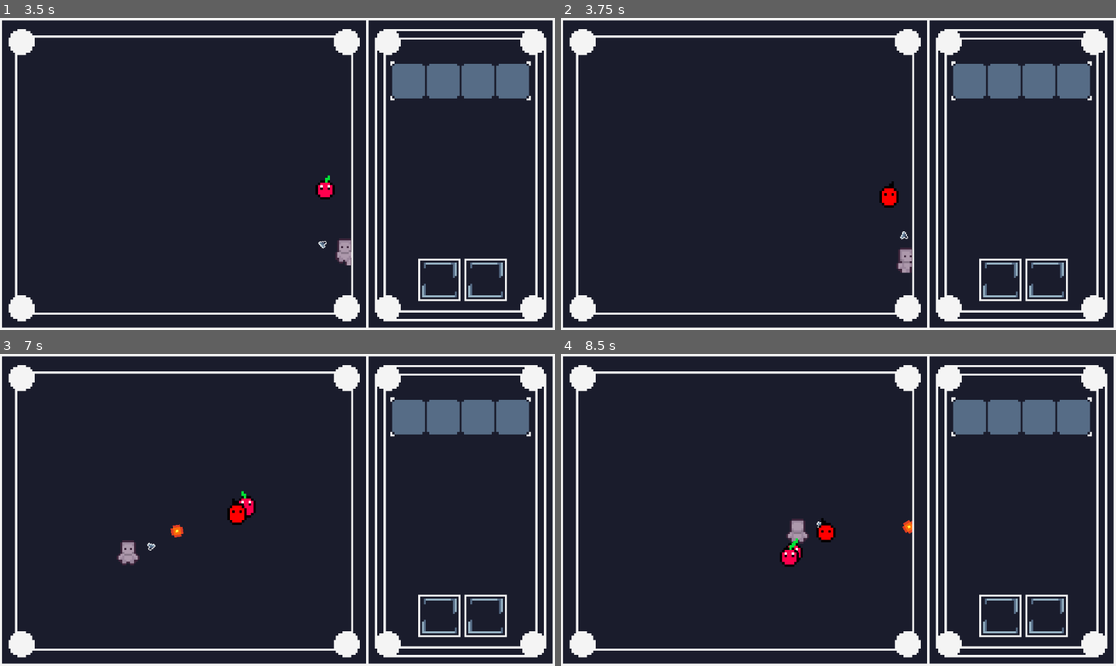
Above: before the commit, frames 1-4 (two rows, left to right).
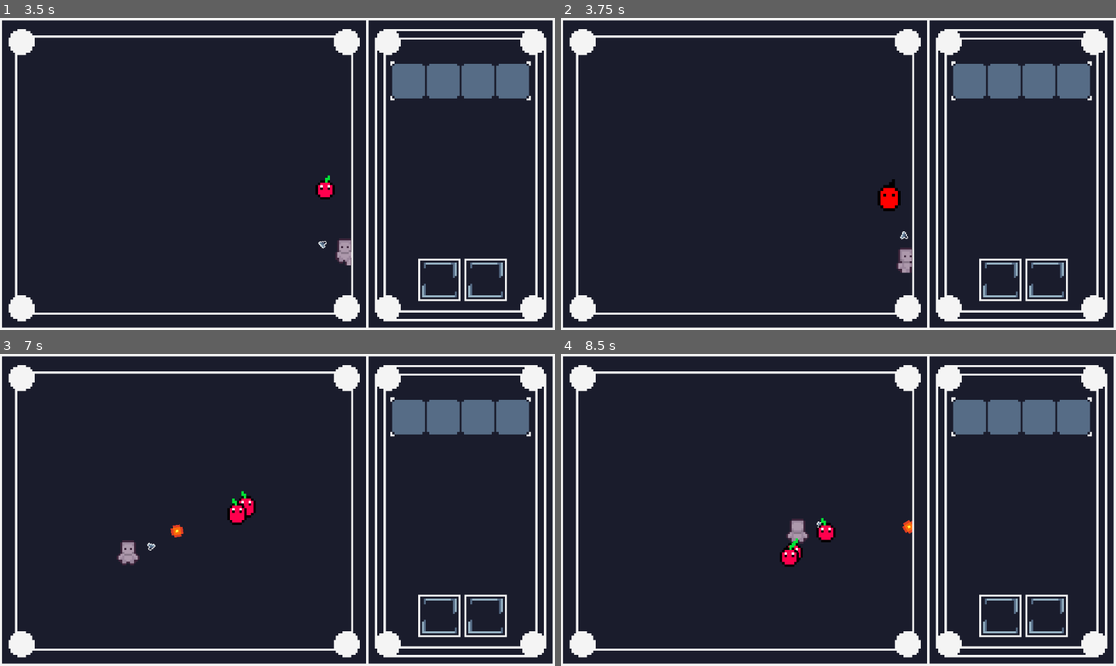
Above: after the commit, the same moments.

Repository: Legocrocs/GIMJAM-26
Game: Godot game, scene res://scenes/gameplay/main_scene.tscn
The game is run twice, just before and just after one commit, with the same random seed, the same clock (stepped at 60 frames per second) and the same inputs.
Inputs (mouse positions are in pixels of both pictures, inside the frame that each line leads up to):
- Up to frame 1 (3.5 s): click (438, 280) at 0.5 s; click (488, 280) at 1.25 s; move the mouse to (399, 158) at 2.02 s; press the mouse at (399, 158) at 2.03 s; hold D (right) 2.03-2.78 s; move the mouse to (166, 189) at 2.77 s; release the mouse at (166, 189) at 2.78 s; hold S (down) from 2.78 s (still down); click (166, 189) at 2.85 s
- Up to frame 2 (3.75 s): move the mouse to (894, 105) at 3.52 s; release S (down) at 3.53 s; press the mouse at (894, 105) at 3.53 s; hold D (right) from 3.53 s (still down)
- Up to frame 3 (7 s): move the mouse to (249, 572) at 4.27 s; release D (right) at 4.28 s; release the mouse at (249, 572) at 4.28 s; hold W (up) 4.28-5.03 s; click (249, 572) at 4.35 s; move the mouse to (444, 556) at 5.02 s; press the mouse at (444, 556) at 5.03 s; hold A (left) 5.03-6.53 s; move the mouse to (111, 463) at 5.77 s; release the mouse at (111, 463) at 5.78 s; click (111, 463) at 5.85 s; move the mouse to (305, 510) at 6.52 s; press the mouse at (305, 510) at 6.53 s; hold S (down) from 6.53 s (still down)
- Up to frame 4 (8.5 s): move the mouse to (755, 432) at 7.27 s; release S (down) at 7.28 s; release the mouse at (755, 432) at 7.28 s; hold D (right) 7.28-8.03 s; click (755, 432) at 7.35 s; move the mouse to (960, 494) at 8.02 s; press the mouse at (960, 494) at 8.03 s; hold W (up) from 8.03 s (still down)

Frame 1 is identical in both runs. In frame 2, 0.2% of the frame differs, in the area x 57-62%, y 51-62%; in frame 3, 0.1%; in frame 4, 0.1%.

Commit message:
player health

Diff:
--- a/gimjam-26/scenes/gameplay/enemies/enemy_1.gd
+++ b/gimjam-26/scenes/gameplay/enemies/enemy_1.gd
@@ -4,13 +4,15 @@
 @export var speed: float = 45
 var player: Node2D = null
 
+var damage_timer: float = 0.0
+@export var damage_interval: float = 1.0 # Deals damage every 1 second
+
 func _ready():
 	player = get_tree().get_first_node_in_group("player")
 
-func _physics_process(_delta):
+func _physics_process(delta): # Removed the underscore from delta
 	if player:
 		var direction = global_position.direction_to(player.global_position)
-
 		velocity = direction * speed
 		move_and_slide()
 
@@ -21,14 +23,34 @@
 	else:
 		player = get_tree().get_first_node_in_group("player")
 
+	# This part must be inside the function
+	damage_timer += delta
+	if damage_timer >= damage_interval:
+		check_for_player_damage()
+		damage_timer = 0.0
+
+func check_for_player_damage():
+	# Look at all bodies currently touching the enemy's Area2D
+	var overlapping_bodies = $Area2D.get_overlapping_bodies()
+	for body in overlapping_bodies:
+		if body.is_in_group("player"):
+			if body.has_method("take_damage"):
+				body.take_damage(1)
 
 func take_damage(amount: int):
 	health -= amount
 
-	# Optional: make the enemy blink when hit
+	# Create a "hit" look with color and scale
 	modulate = Color.RED
-	await get_tree().create_timer(0.1).timeout
+	var original_scale = scale
+	scale = original_scale * 1.2 # Pop the size up slightly
+
+	# Use a quick timer for the "flash"
+	await get_tree().create_timer(0.05).timeout
+
+	# Reset visuals
 	modulate = Color.WHITE
+	scale = original_scale
 
 	if health <= 0:
 		die()
--- a/gimjam-26/scripts/player.gd
+++ b/gimjam-26/scripts/player.gd
@@ -26,7 +26,7 @@
 
 func take_damage(amount: int):
 	health -= amount
-	print("Player Health is now: ", health)
+	print("Player Health: ", health)
 	if health <= 0:
 		print ("No health lmao")
 		#die()
